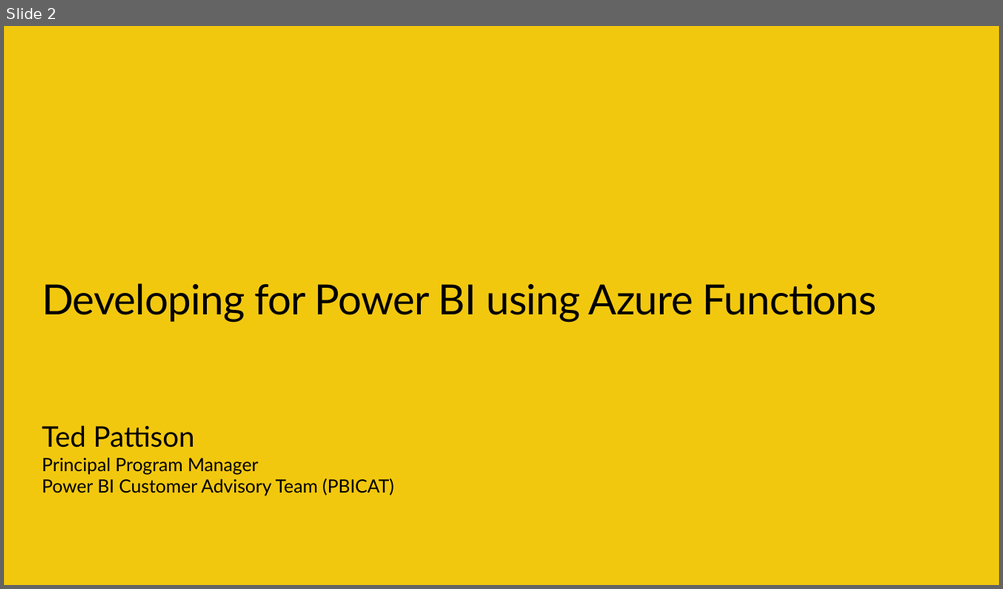
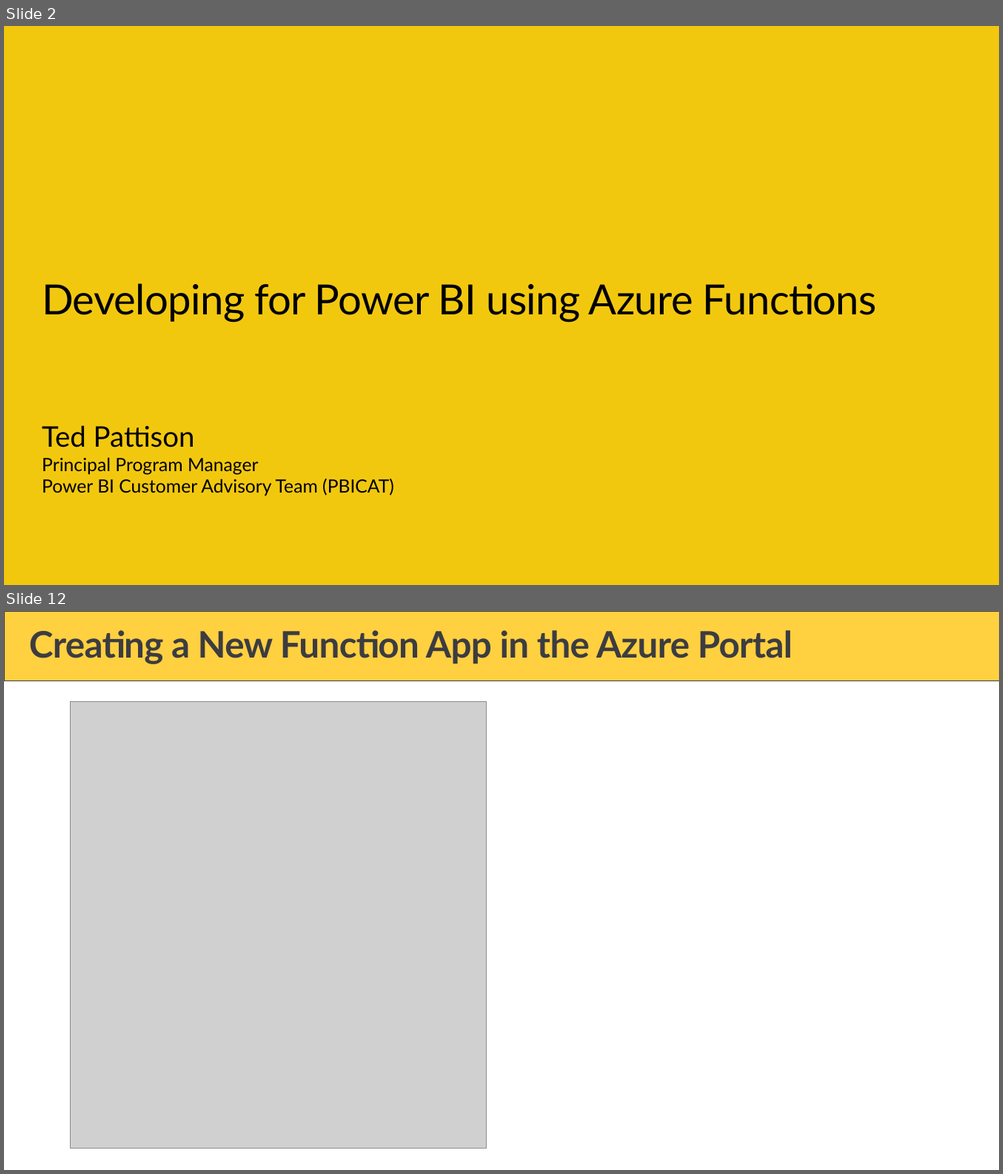
Before and after one commit to PowerBiDevCamp/Camp-Sessions, a slide deck: Session 23 - Developing for Power BI using Azure Functions.pptx. Shown one above the other, each under a label of ours: slide 2 before the commit, slides 2 and 12 after it; the slides between them are not shown. The pictures are 1003x589 and 1003x1174 pixels, drawn with LibreOffice and Linux fonts; fonts in the diff are those of the drawing; grey boxes stand for pictures; background and template pictures are left out. Boxes give left, top, right and bottom in pixels: in the first picture for what was removed or moved away, otherwise in the second. Text is boxed around its words. In the diff, an @@ line names an element or a change of style, - is before the commit and + after.

```diff
--- a/Session 23 - Developing for Power BI using Azure Functions.pptx
+++ b/Session 23 - Developing for Power BI using Azure Functions.pptx
@@ slide 12 added at (4,611,999,1170), background #FFFFFF @@
@@ rectangle added at (4,611,999,681), fill #FFD040, outline #3C3C41 0.5 pt @@
@@ title added at (29,630,792,664), 36 pt, text #3C3C41, bold @@
+Creating a New Function App in the Azure Portal
@@ picture added at (70,702,486,1148) @@
```
Also in this commit, not shown: 3 slides changed, 40 other slides added, 4 slides removed, 2 other files.
